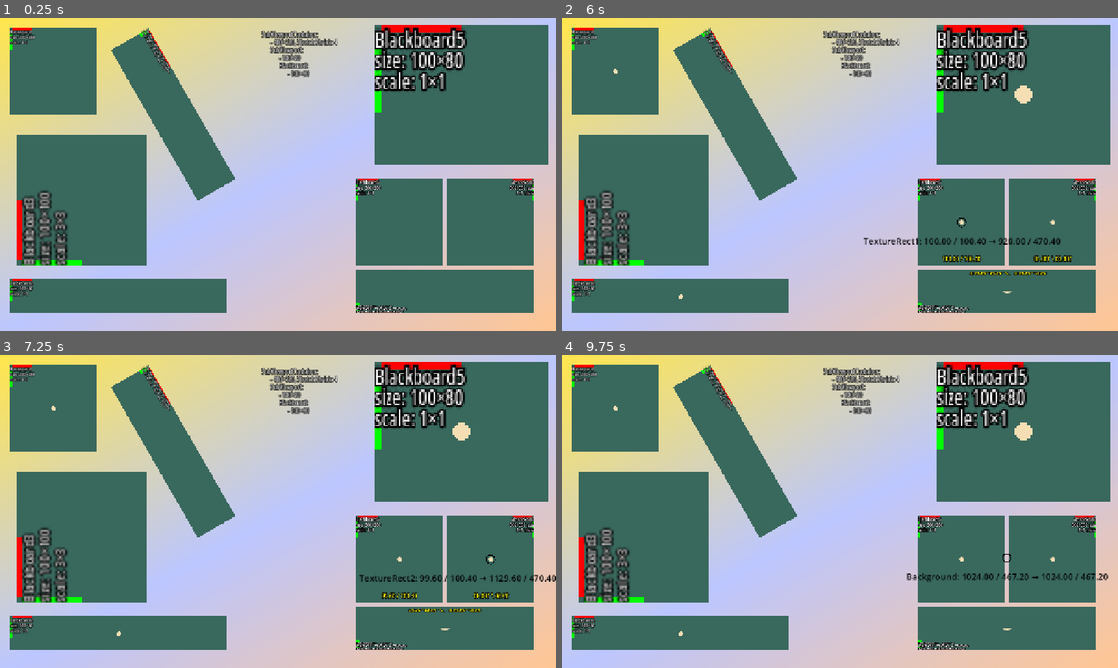
Above: before the commit, frames 1-4 (two rows, left to right).
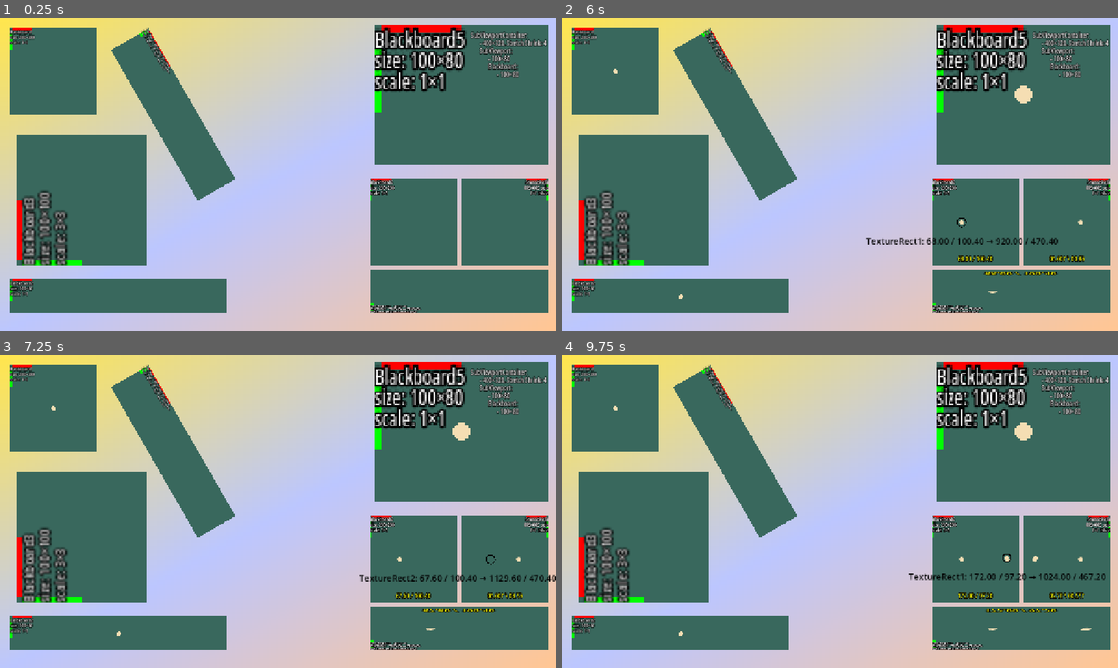
Above: after the commit, the same moments.

Repository: Toxe/godot-coordinate-systems
Game: Godot game, scene res://scenes/main.tscn
The game is run twice, just before and just after one commit, with the same random seed, the same clock (stepped at 60 frames per second) and the same inputs.
Inputs (mouse positions are in pixels of both pictures, inside the frame that each line leads up to):
- Up to frame 1 (0.25 s): no input
- Up to frame 2 (6 s): tap Enter at 0.5, 2, 3.5 s; click (840, 174) at 0.67 s; tap Space at 1.25, 2.75, 4.25 s; move the mouse to (617, 71) at 1.27 s; click (617, 71) at 1.42 s; move the mouse to (734, 115) at 2.02 s; click (734, 115) at 2.17 s; move the mouse to (678, 296) at 2.77 s; click (678, 296) at 2.92 s; move the mouse to (645, 199) at 3.52 s; click (645, 199) at 3.67 s; move the mouse to (1023, 93) at 4.27 s; click (1023, 93) at 4.42 s; click (1023, 93) at 5.17 s; move the mouse to (962, 221) at 5.77 s; click (962, 221) at 5.92 s
- Up to frame 3 (7.25 s): move the mouse to (489, 558) at 6.52 s; click (489, 558) at 6.67 s
- Up to frame 4 (9.75 s): move the mouse to (1006, 630) at 7.27 s; click (1006, 630) at 7.42 s; move the mouse to (895, 442) at 8.02 s; click (895, 442) at 8.17 s; move the mouse to (812, 574) at 8.77 s; click (812, 574) at 8.92 s; move the mouse to (1006, 558) at 9.52 s; click (1006, 558) at 9.67 s

The runs differ from the first frame. In frame 1, 4.6% of the frame differs, in the area x 47-99%, y 4-95%; in frame 2, 5.6%; in frame 3, 5.1%; in frame 4, 5.4%.

Commit message:
Move controls

Diff:
--- a/CoordinateSystems/scenes/main.tscn
+++ b/CoordinateSystems/scenes/main.tscn
@@ -85,10 +85,10 @@
 metadata/_edit_lock_ = true
 
 [node name="Label" type="Label" parent="." unique_id=549301521]
-offset_left = 602.0
-offset_top = 26.0
-offset_right = 832.0
-offset_bottom = 179.0
+offset_left = 1084.0
+offset_top = 28.0
+offset_right = 1258.0
+offset_bottom = 141.0
 text = "SubViewportContainer:
 	- 400×320, Stretch Shrink: 4
 	SubViewport:
@@ -106,18 +106,18 @@
 offset_bottom = 200.0
 
 [node name="TextureRect1" type="TextureRect" parent="." unique_id=2077978146 node_paths=PackedStringArray("sub_viewport")]
-offset_left = 820.0
+offset_left = 852.0
 offset_top = 370.0
-offset_right = 1020.0
+offset_right = 1052.0
 offset_bottom = 570.0
 texture = SubResource("ViewportTexture_sugp2")
 script = ExtResource("4_jyhfs")
 sub_viewport = NodePath("../SubViewport2")
 
 [node name="TextureRect2" type="TextureRect" parent="." unique_id=601265180 node_paths=PackedStringArray("sub_viewport")]
-offset_left = 1030.0
+offset_left = 1062.0
 offset_top = 370.0
-offset_right = 1230.0
+offset_right = 1262.0
 offset_bottom = 570.0
 texture = SubResource("ViewportTexture_sugp2")
 flip_h = true
@@ -125,9 +125,9 @@
 sub_viewport = NodePath("../SubViewport2")
 
 [node name="TextureRect3" type="TextureRect" parent="." unique_id=737918237 node_paths=PackedStringArray("sub_viewport")]
-offset_left = 820.0
+offset_left = 852.0
 offset_top = 580.0
-offset_right = 1230.0
+offset_right = 1262.0
 offset_bottom = 780.0
 scale = Vector2(1, 0.5)
 texture = SubResource("ViewportTexture_sugp2")
